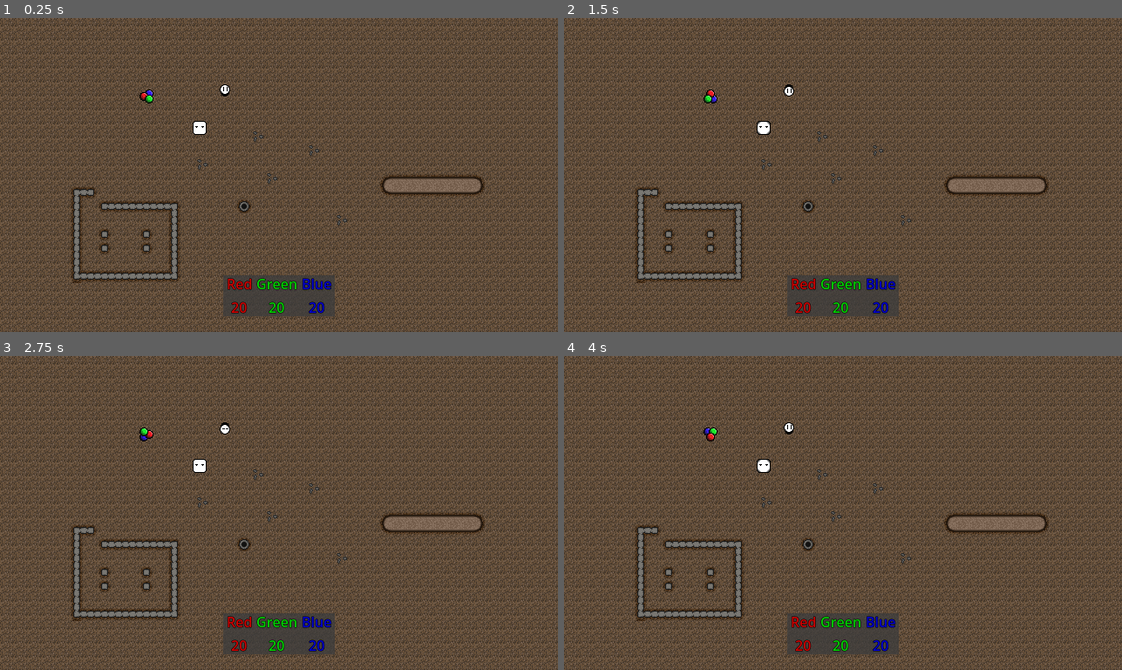
Above: before the commit, frames 1-4 (two rows, left to right).
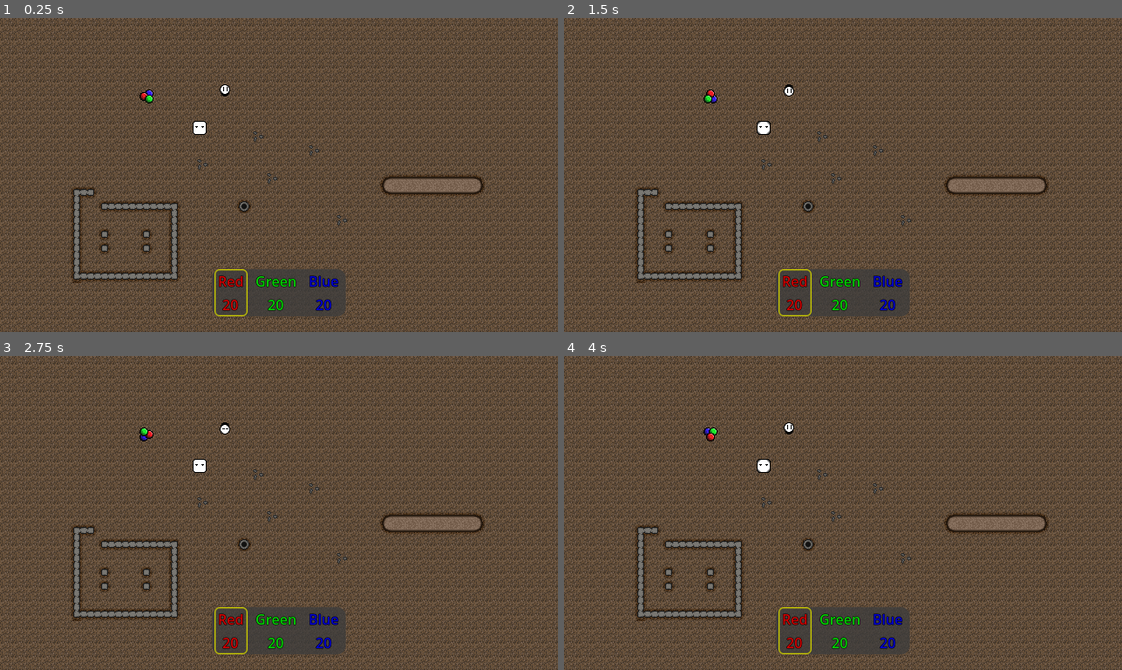
Above: after the commit, the same moments.

Repository: Degenerate-Games/shadows-below
Game: Godot game, scene res://scenes/sprite_Test.tscn
The game is run twice, just before and just after one commit, with the same random seed, the same clock (stepped at 60 frames per second) and the same inputs.
Inputs:
- Up to frame 1 (0.25 s): no input
- Up to frame 2 (1.5 s): no input
- Up to frame 3 (2.75 s): no input
- Up to frame 4 (4 s): tap Enter at 2.75 s

The runs differ from the first frame. In frame 1, 1.5% of the frame differs, in the area x 37-63%, y 80-95%; in frame 2, 1.5%; in frame 3, 1.5%; in frame 4, 1.5%.

Commit message:
Rework Color Mixing UI

Diff:
--- a/scenes/color_mixing_uI.tscn
+++ b/scenes/color_mixing_uI.tscn
@@ -1,58 +1,101 @@
-[gd_scene load_steps=2 format=3 uid="uid://m4ui3dwr517g"]
+[gd_scene load_steps=6 format=3 uid="uid://m4ui3dwr517g"]
 
+[ext_resource type="StyleBox" uid="uid://coel6wsy4o8gd" path="res://assets/themes/ui_highlight_box.tres" id="1_e2eri"]
+[ext_resource type="Script" path="res://scripts/ui/color_mixing_ui.gd" id="1_sx0vk"]
 [ext_resource type="Theme" uid="uid://y5x5gkjt7jvq" path="res://assets/themes/ui_text_theme.tres" id="1_sxyn4"]
+[ext_resource type="StyleBox" uid="uid://8sq7rwv4csx4" path="res://assets/themes/ui_highlight_box_empty.tres" id="3_sl2co"]
 
-[node name="ColorMixingUI" type="ColorRect"]
+[sub_resource type="StyleBoxFlat" id="StyleBoxFlat_rshc4"]
+bg_color = Color(0.235294, 0.235294, 0.235294, 0.764706)
+corner_radius_top_left = 10
+corner_radius_top_right = 10
+corner_radius_bottom_right = 10
+corner_radius_bottom_left = 10
+
+[node name="ColorMixingUI" type="Panel" node_paths=PackedStringArray("red_panel", "green_panel", "blue_panel", "delay_timer")]
 anchors_preset = -1
-anchor_left = 0.4
-anchor_top = 0.82
-anchor_right = 0.6
+anchor_left = 0.38
+anchor_top = 0.8
+anchor_right = 0.62
 anchor_bottom = 0.95
 grow_horizontal = 2
 grow_vertical = 0
-color = Color(0.235294, 0.235294, 0.235294, 0.764706)
+theme_override_styles/panel = SubResource("StyleBoxFlat_rshc4")
+script = ExtResource("1_sx0vk")
+highlight_box = ExtResource("1_e2eri")
+no_highlight_box = ExtResource("3_sl2co")
+red_panel = NodePath("MainContainer/RedHighlightPanel")
+green_panel = NodePath("MainContainer/GreenHighlightPanel")
+blue_panel = NodePath("MainContainer/BlueHighlightPanel")
+delay_timer = NodePath("Timer")
 
-[node name="MainContainer" type="VFlowContainer" parent="."]
+[node name="Timer" type="Timer" parent="."]
+wait_time = 0.1
+one_shot = true
+
+[node name="MainContainer" type="HBoxContainer" parent="."]
 layout_mode = 1
-anchors_preset = 8
-anchor_left = 0.5
+anchors_preset = 14
 anchor_top = 0.5
-anchor_right = 0.5
+anchor_right = 1.0
 anchor_bottom = 0.5
-offset_left = -60.5
 offset_top = -25.0
-offset_right = 60.5
 offset_bottom = 25.0
 grow_horizontal = 2
 grow_vertical = 2
 size_flags_horizontal = 4
 size_flags_vertical = 3
 
-[node name="RedContainer" type="HFlowContainer" parent="MainContainer"]
+[node name="Spacer" type="Control" parent="MainContainer"]
 layout_mode = 2
+size_flags_horizontal = 3
 
-[node name="RedLabel" type="Label" parent="MainContainer/RedContainer"]
+[node name="RedHighlightPanel" type="PanelContainer" parent="MainContainer"]
+layout_mode = 2
+focus_next = NodePath("../GreenHighlightPanel")
+focus_previous = NodePath("../BlueHighlightPanel")
+theme_override_styles/panel = ExtResource("1_e2eri")
+
+[node name="Container" type="HFlowContainer" parent="MainContainer/RedHighlightPanel"]
+layout_mode = 2
+focus_next = NodePath("../../GreenHighlightPanel/Container")
+focus_previous = NodePath("../../BlueHighlightPanel/Container")
+
+[node name="Label" type="Label" parent="MainContainer/RedHighlightPanel/Container"]
 layout_mode = 2
 theme = ExtResource("1_sxyn4")
 text = "Red"
 
-[node name="RedValue" type="Label" parent="MainContainer/RedContainer"]
+[node name="Value" type="Label" parent="MainContainer/RedHighlightPanel/Container"]
 layout_mode = 2
 size_flags_horizontal = 3
 theme = ExtResource("1_sxyn4")
 text = "20"
 horizontal_alignment = 1
 
-[node name="GreenContainer" type="HFlowContainer" parent="MainContainer"]
+[node name="Spacer2" type="Control" parent="MainContainer"]
 layout_mode = 2
+size_flags_horizontal = 3
 
-[node name="GreenLabel" type="Label" parent="MainContainer/GreenContainer"]
+[node name="GreenHighlightPanel" type="PanelContainer" parent="MainContainer"]
+layout_mode = 2
+focus_next = NodePath("../BlueHighlightPanel")
+focus_previous = NodePath("../RedHighlightPanel")
+theme_override_styles/panel = ExtResource("3_sl2co")
+
+[node name="Container" type="HFlowContainer" parent="MainContainer/GreenHighlightPanel"]
+layout_mode = 2
+focus_next = NodePath("../../BlueHighlightPanel/Container")
+focus_previous = NodePath("../../RedHighlightPanel/Container")
+alignment = 1
+
+[node name="Label" type="Label" parent="MainContainer/GreenHighlightPanel/Container"]
 layout_mode = 2
 theme = ExtResource("1_sxyn4")
 theme_override_colors/font_color = Color(0, 0.811765, 0, 1)
 text = "Green"
 
-[node name="GreenValue" type="Label" parent="MainContainer/GreenContainer"]
+[node name="Value" type="Label" parent="MainContainer/GreenHighlightPanel/Container"]
 layout_mode = 2
 size_flags_horizontal = 3
 theme = ExtResource("1_sxyn4")
@@ -60,19 +103,36 @@
 text = "20"
 horizontal_alignment = 1
 
-[node name="BlueContainer" type="HFlowContainer" parent="MainContainer"]
+[node name="Spacer3" type="Control" parent="MainContainer"]
 layout_mode = 2
+size_flags_horizontal = 3
 
-[node name="BlueLabel" type="Label" parent="MainContainer/BlueContainer"]
+[node name="BlueHighlightPanel" type="PanelContainer" parent="MainContainer"]
+layout_mode = 2
+focus_next = NodePath("../RedHighlightPanel")
+focus_previous = NodePath("../GreenHighlightPanel")
+theme_override_styles/panel = ExtResource("3_sl2co")
+
+[node name="Container" type="HFlowContainer" parent="MainContainer/BlueHighlightPanel"]
+layout_mode = 2
+focus_next = NodePath("../../RedHighlightPanel/Container")
+focus_previous = NodePath("../../GreenHighlightPanel/Container")
+alignment = 2
+
+[node name="Label" type="Label" parent="MainContainer/BlueHighlightPanel/Container"]
 layout_mode = 2
 theme = ExtResource("1_sxyn4")
 theme_override_colors/font_color = Color(0, 0, 0.811765, 1)
 text = "Blue"
 
-[node name="BlueValue" type="Label" parent="MainContainer/BlueContainer"]
+[node name="Value" type="Label" parent="MainContainer/BlueHighlightPanel/Container"]
 layout_mode = 2
 size_flags_horizontal = 3
 theme = ExtResource("1_sxyn4")
 theme_override_colors/font_color = Color(0, 0, 0.811765, 1)
 text = "20"
 horizontal_alignment = 1
+
+[node name="Spacer4" type="Control" parent="MainContainer"]
+layout_mode = 2
+size_flags_horizontal = 3
